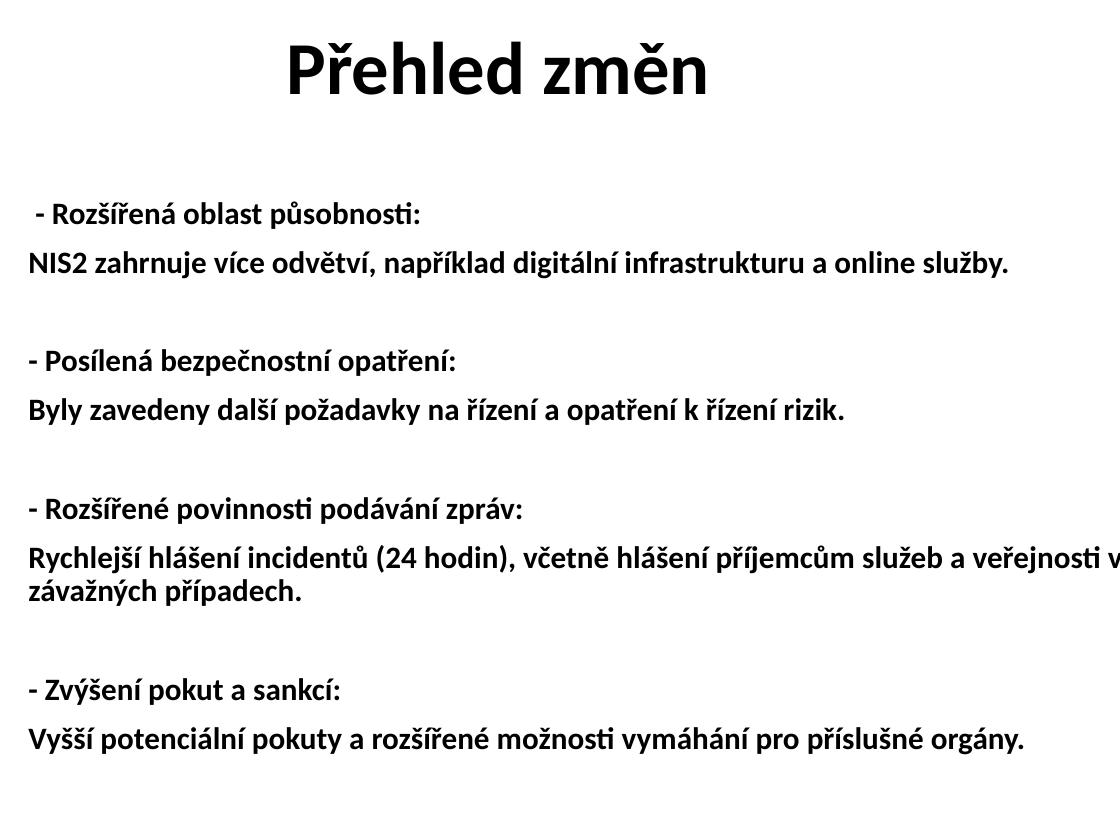
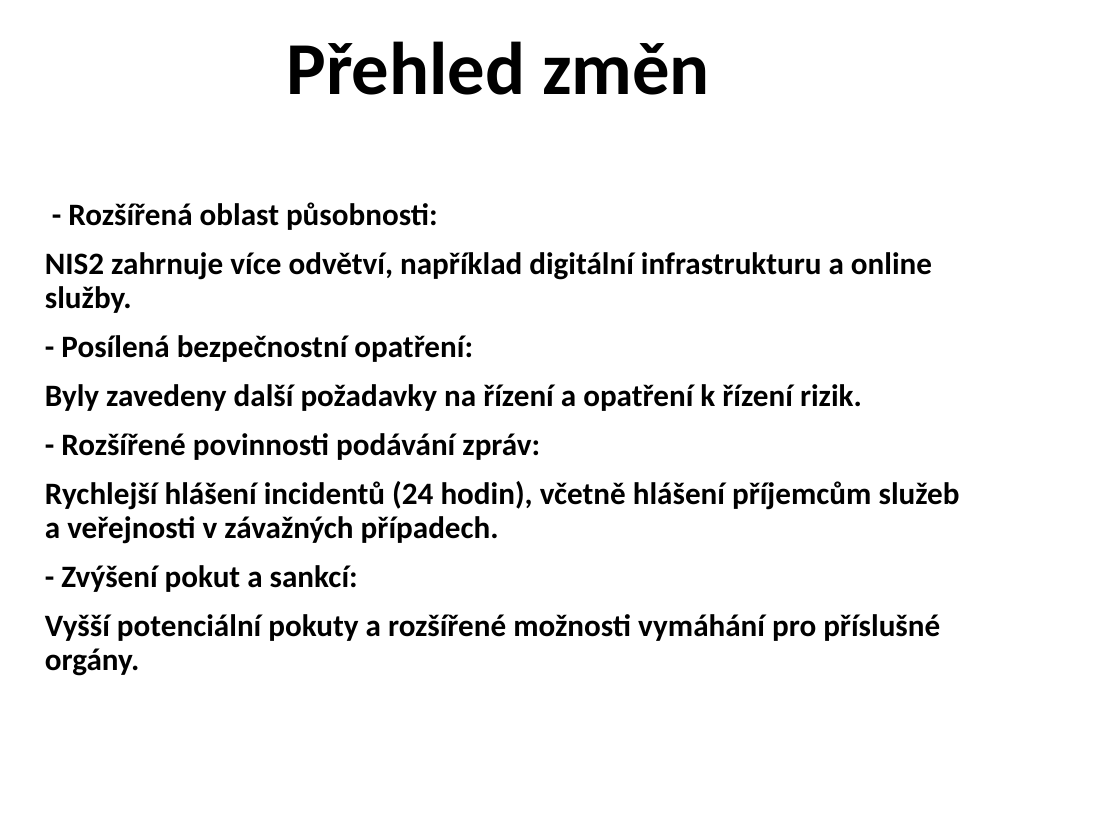
Before and after one commit to zimice/pr4_nis2, a slide deck: slide 6 of NIS2_kochanek.pptx. Drawn at 1120x840 pixels with LibreOffice and Linux fonts; fonts in the diff are those of the drawing; background and template pictures are left out. Boxes give left, top, right and bottom in pixels: in the first picture for what was removed or moved away, otherwise in the second. Text is boxed around its words. In the diff, an @@ line names an element or a change of style, - is before the commit and + after.

```diff
--- a/NIS2_kochanek.pptx
+++ b/NIS2_kochanek.pptx
@@ subtitle "- Rozšířená oblast působnosti:" rewrapped from (28, 201, 1120, 755) to (45, 202, 960, 676) @@
```
Also in this commit, not shown: 7 other slides changed, 1 slide added.
